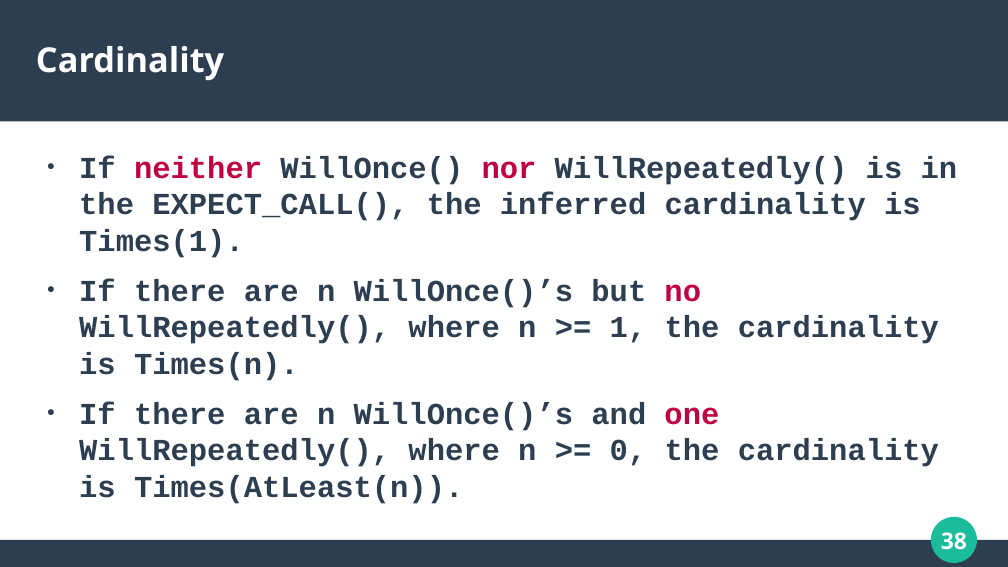
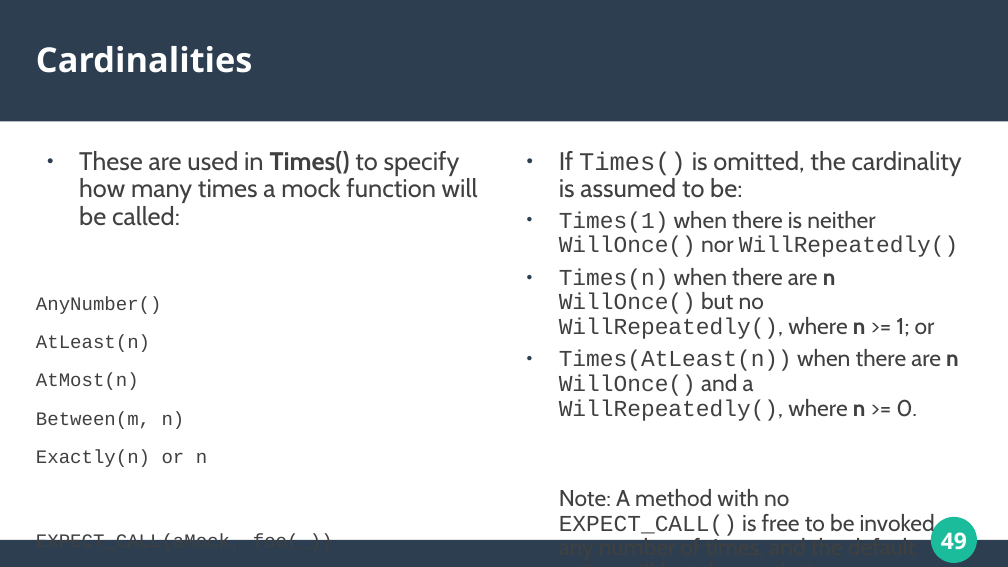
Before and after one commit to groskopf/gtest_training, a slide deck: slide 49 of presentation/presentation.odp (slide 38 before the commit). Drawn at 1008x567 pixels with LibreOffice and Linux fonts; fonts in the diff are those of the drawing. Boxes give left, top, right and bottom in pixels: in the first picture for what was removed or moved away, otherwise in the second. Text is boxed around its words. In the diff, an @@ line names an element or a change of style, - is before the commit and + after.

Commit message:
Updated presentation

```diff
--- a/presentation/presentation.odp
+++ b/presentation/presentation.odp
@@ title at [36,46,252,73]: text changed @@
-Cardinality
+Cardinalities
@@ text added at [36,151,478,540], 15 pt, text #404040 @@
+● These are used in Times() to specify how many times a mock function will be called:
+AnyNumber()
+AtLeast(n)
+AtMost(n)
+Between(m, n)
+Exactly(n) or n
+EXPECT_CALL(aMock, foo(_))
+.Times(AtLeast(6));
@@ text at [559,151,962,540]: text changed; size 24 to 18 pt; font Courier New to Cabin; text colour #2C3E50 to #404040; bold off @@
-● If neither WillOnce() nor WillRepeatedly() is in the EXPECT_CALL(), the inferred cardinality is Times(1).
-● If there are n WillOnce()’s but no WillRepeatedly(), where n >= 1, the cardinality is Times(n).
-● If there are n WillOnce()’s and one WillRepeatedly(), where n >= 0, the cardinality is Times(AtLeast(n)).
+● If Times() is omitted, the cardinality is assumed to be:
+● Times(1) when there is neither WillOnce() nor WillRepeatedly()
+● Times(n) when there are n WillOnce() but no WillRepeatedly(), where n >= 1; or
+● Times(AtLeast(n)) when there are n WillOnce() and a WillRepeatedly(), where n >= 0.
+Note: A method with no EXPECT_CALL() is free to be invoked any number of times, and the default action will be taken each time.
@@ page number at [941,532,967,550]: text changed @@
-38
+49
```
Also in this commit, not shown: 37 other slides changed, 32 slides added, 7 slides removed.
